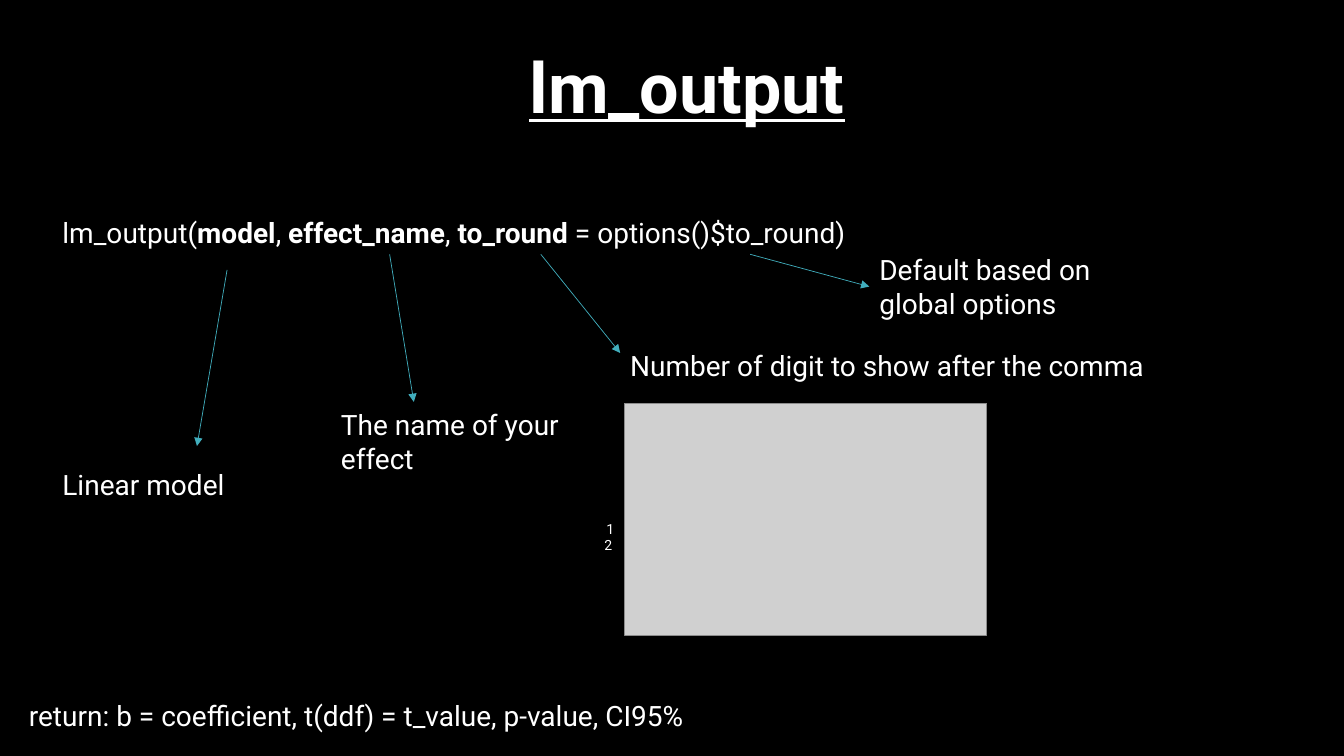
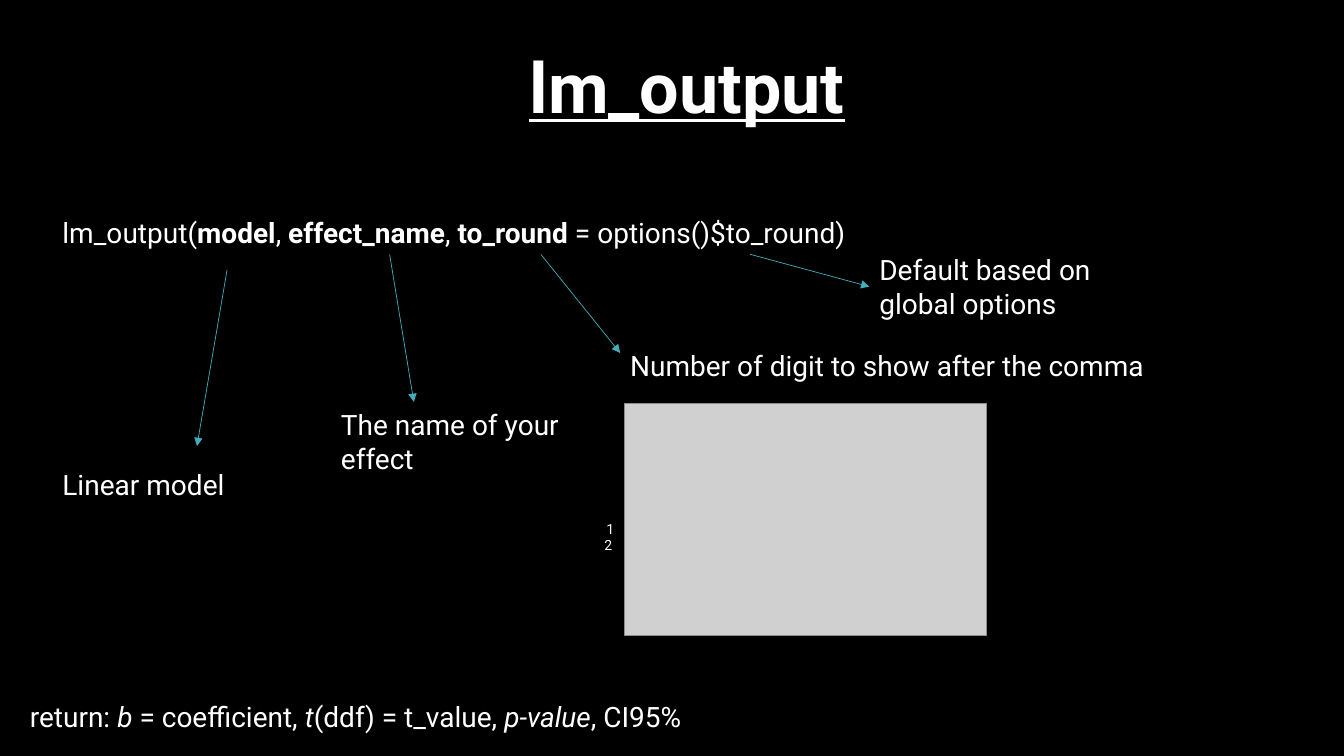
Before and after one commit to AlexLietard/CompReproducibility, a slide deck: slide 13 of presentation.pptx. Drawn at 1344x756 pixels with LibreOffice and Linux fonts; fonts in the diff are those of the drawing; grey boxes stand for pictures; background and template pictures are left out. Boxes give left, top, right and bottom in pixels: in the first picture for what was removed or moved away, otherwise in the second. Text is boxed around its words. In the diff, an @@ line names an element or a change of style, - is before the commit and + after.

```diff
--- a/presentation.pptx
+++ b/presentation.pptx
@@ text "return: b = coefficient, t(ddf) ..." at (x1=30, y1=704, x2=681, y2=733): italic on in "b t(ddf) p-value," @@
```
Also in this commit, not shown: 3 other slides changed.
